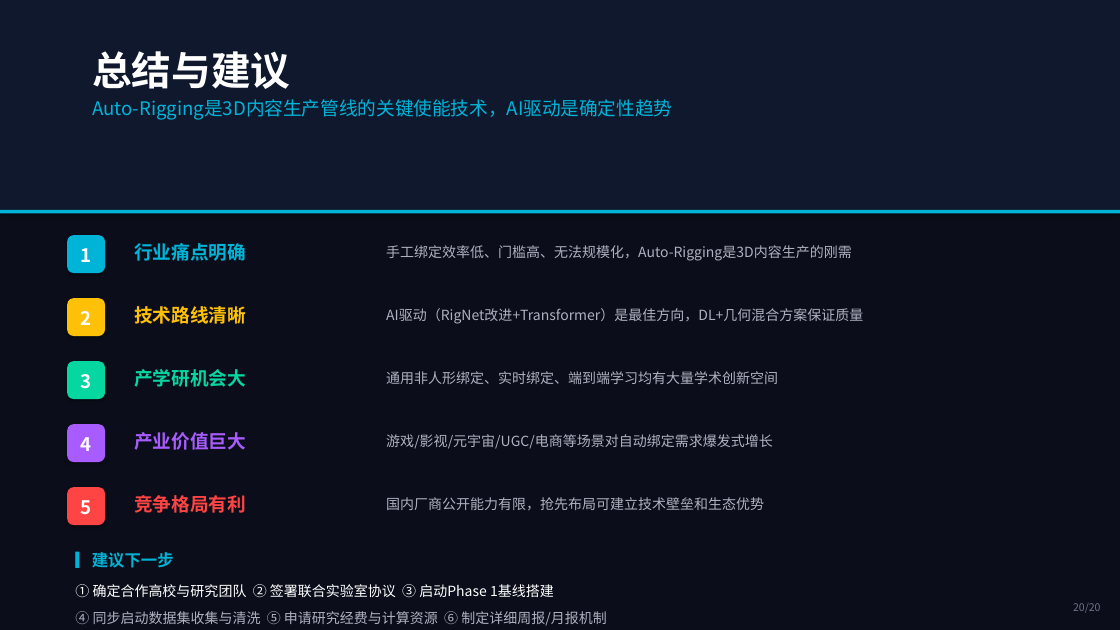
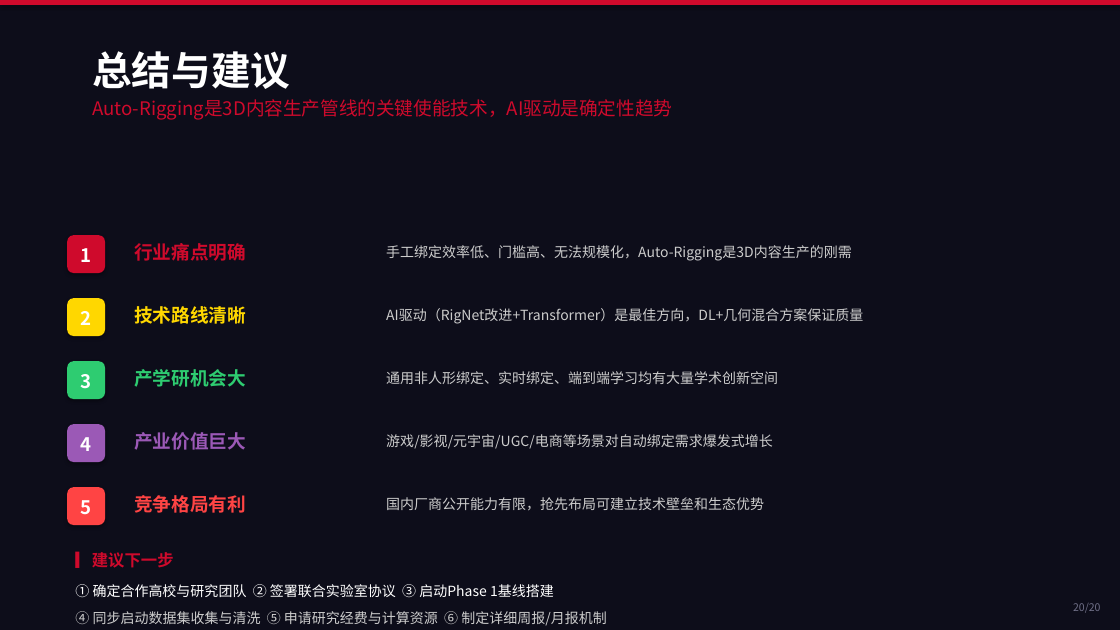
Before and after one commit to xhyha/insight, a slide deck: slide 20 of Auto-Rigging-Insight-Report.pptx. Drawn at 1120x630 pixels with LibreOffice and Linux fonts; fonts in the diff are those of the drawing. Boxes give left, top, right and bottom in pixels: in the first picture for what was removed or moved away, otherwise in the second. Text is boxed around its words. In the diff, an @@ line names an element or a change of style, - is before the commit and + after.

Commit message:
Update Auto-Rigging Report - Huawei visual style (v3)

```diff
--- a/Auto-Rigging-Insight-Report.pptx
+++ b/Auto-Rigging-Insight-Report.pptx
@@ background #0B0E1A to #0D0D1A @@
@@ rectangle removed at bbox=[0, 0, 1120, 210] @@
@@ rectangle added at bbox=[0, 0, 1120, 5], fill #CF0A2C @@
@@ rectangle removed at bbox=[0, 210, 1120, 213] @@
@@ rounded rectangle at bbox=[67, 235, 105, 273]: fill #00B4D8 to #CF0A2C @@
@@ rounded rectangle at bbox=[67, 298, 105, 336]: fill #FFC107 to #FFD700 @@
@@ text "技术路线清晰" at bbox=[134, 306, 246, 324]: text colour #FFC107 to #FFD700 @@
@@ rounded rectangle at bbox=[67, 361, 105, 399]: fill #06D6A0 to #2ECC71 @@
@@ text "产学研机会大" at bbox=[134, 369, 246, 387]: text colour #06D6A0 to #2ECC71 @@
@@ rounded rectangle at bbox=[67, 424, 105, 462]: fill #A85CFF to #9B59B6 @@
@@ text "产业价值巨大" at bbox=[134, 432, 246, 450]: text colour #A85CFF to #9B59B6 @@
@@ text colour #B0B0C0 to #CCCCCC in 5 elements at bbox=[386, 245, 852, 261], bbox=[386, 308, 863, 324], bbox=[386, 371, 778, 384], bbox=[386, 434, 773, 449], bbox=[386, 497, 764, 511] @@
@@ text colour #00B4D8 to #CF0A2C in 3 elements at bbox=[92, 99, 672, 120], bbox=[134, 243, 246, 261], bbox=[75, 551, 173, 568] @@
@@ text at bbox=[75, 611, 606, 626]: text colour #B0B0C0 to #CCCCCC in "④ 同步启动数据集收集与清洗 ⑤ 申请研究经费与计算资源 ⑥ 制定详细周报/月报机制" @@
```
Also in this commit, not shown: 19 other slides changed.
